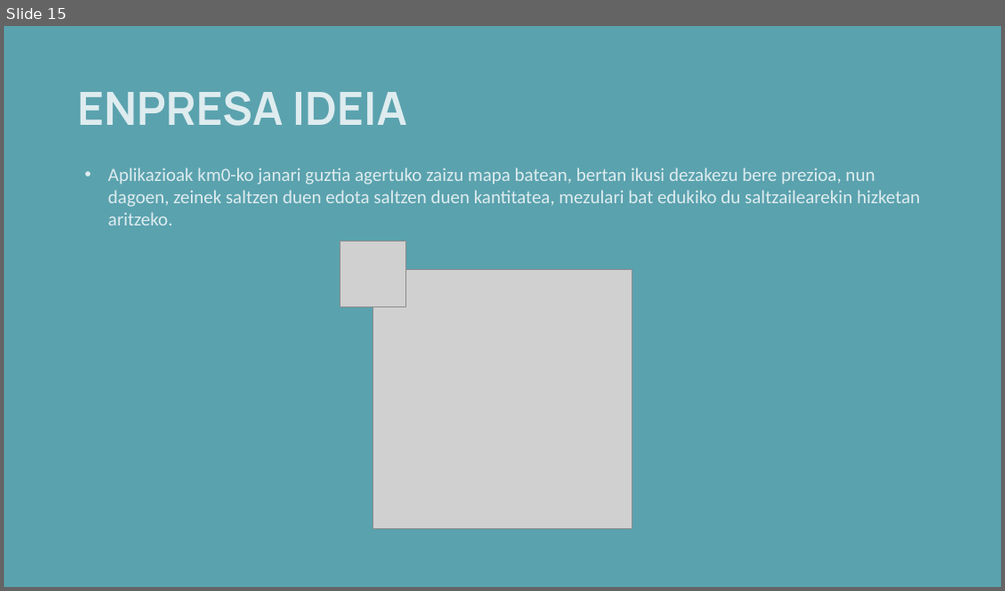
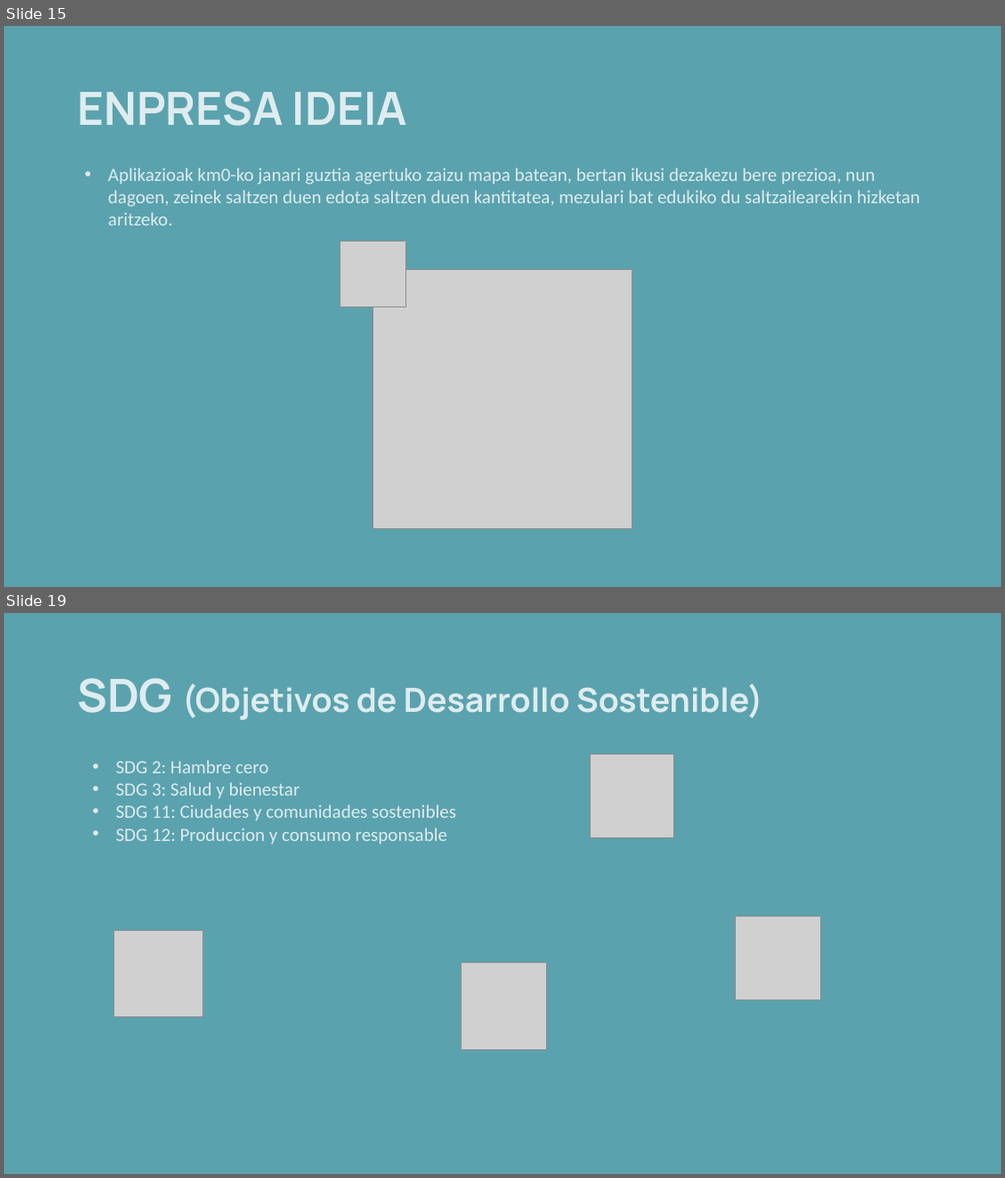
Before and after one commit to anderibanez123/ERRONKA-TSB-RETURNS, a slide deck: 10- Aukezpena/TSB ENPRESA.pptx. Shown one above the other, each under a label of ours: slide 15 before the commit, slides 15 and 19 after it; the slides between them are not shown. The pictures are 1005x591 and 1005x1178 pixels, drawn with LibreOffice and Linux fonts; fonts in the diff are those of the drawing; grey boxes stand for pictures; background and template pictures are left out. Boxes give left, top, right and bottom in pixels: in the first picture for what was removed or moved away, otherwise in the second. Text is boxed around its words. In the diff, an @@ line names an element or a change of style, - is before the commit and + after.

```diff
--- a/10- Aukezpena/TSB ENPRESA.pptx
+++ b/10- Aukezpena/TSB ENPRESA.pptx
@@ slide 19 added at (4, 613, 1001, 1174), background picture (left out) @@
@@ title added at (77, 678, 763, 720), 32 pt, text #DEECEF, bold @@
+SDG (Objetivos de Desarrollo Sostenible)
@@ text added at (116, 760, 456, 844), 18 pt, text #DEECEF @@
+• SDG 2: Hambre cero
+• SDG 3: Salud y bienestar
+• SDG 11: Ciudades y comunidades sostenibles
+• SDG 12: Produccion y consumo responsable
@@ picture added at (591, 755, 673, 837) @@
@@ picture added at (114, 931, 202, 1018) @@
@@ picture added at (736, 916, 821, 1000) @@
@@ picture added at (461, 962, 547, 1050) @@
```
Also in this commit, not shown: 2 slides changed, 5 other slides added.
